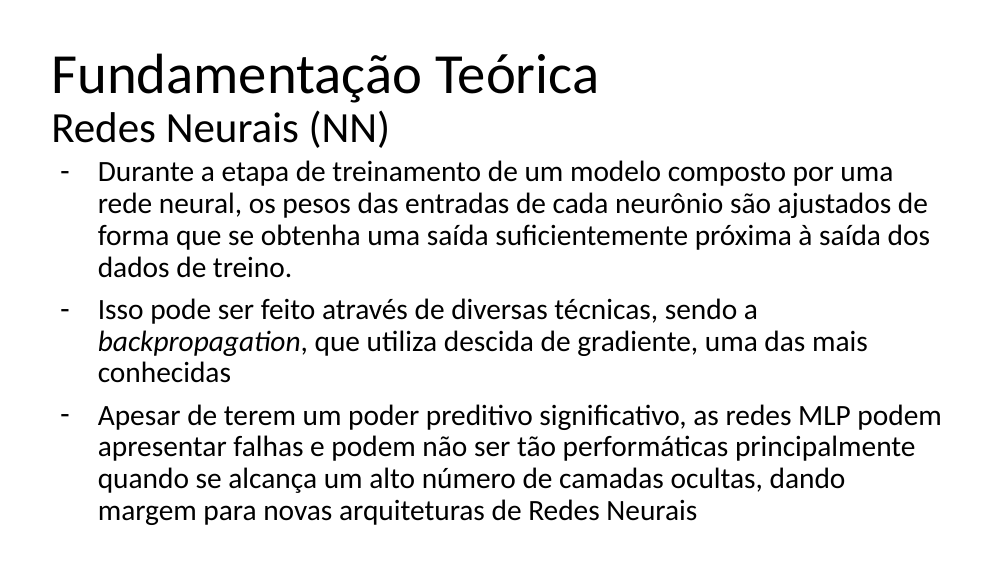
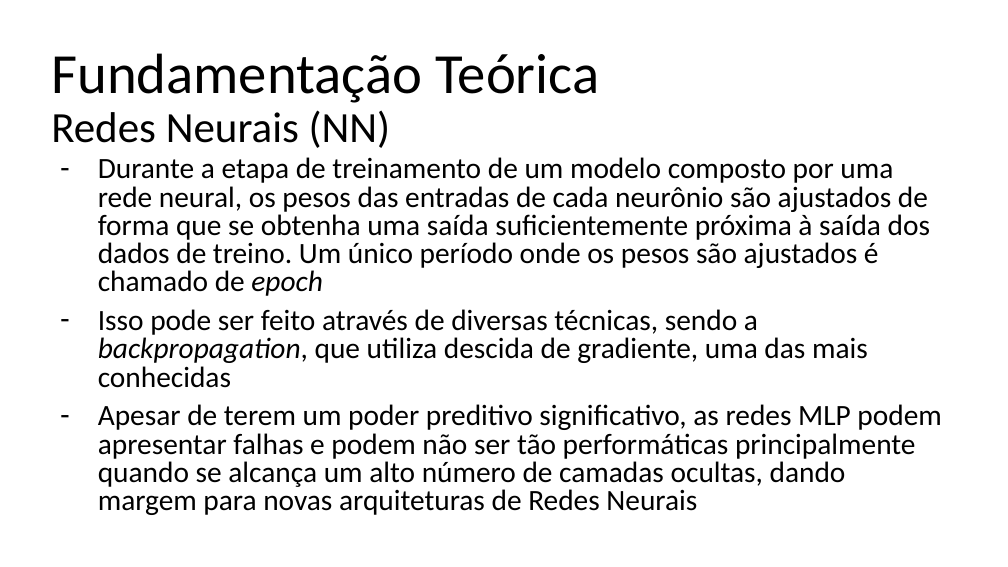
Before and after one commit to lgcanto/tcc, a slide deck: slide 25 of TCC_LGC_V1.pptx. Drawn at 1008x567 pixels with LibreOffice and Linux fonts; fonts in the diff are those of the drawing. Boxes give left, top, right and bottom in pixels: in the first picture for what was removed or moved away, otherwise in the second. Text is boxed around its words. In the diff, an @@ line names an element or a change of style, - is before the commit and + after.

Commit message:
Advancing until Obtencao e Tratamento de Dados

```diff
--- a/TCC_LGC_V1.pptx
+++ b/TCC_LGC_V1.pptx
@@ text at bbox=[98, 157, 930, 296]: text changed @@
-– Durante a etapa de treinamento de um modelo composto por uma rede neural, os pesos das entradas de cada neurônio são ajustados de forma que se obtenha uma saída suficientemente próxima à saída dos dados de treino.
+– Durante a etapa de treinamento de um modelo composto por uma rede neural, os pesos das entradas de cada neurônio são ajustados de forma que se obtenha uma saída suficientemente próxima à saída dos dados de treino. Um único período onde os pesos são ajustados é chamado de epoch
@@ text at bbox=[98, 309, 941, 515]: line spacing 0.9 to 0.8 @@
```
Also in this commit, not shown: 2 other slides changed, 3 slides added.
